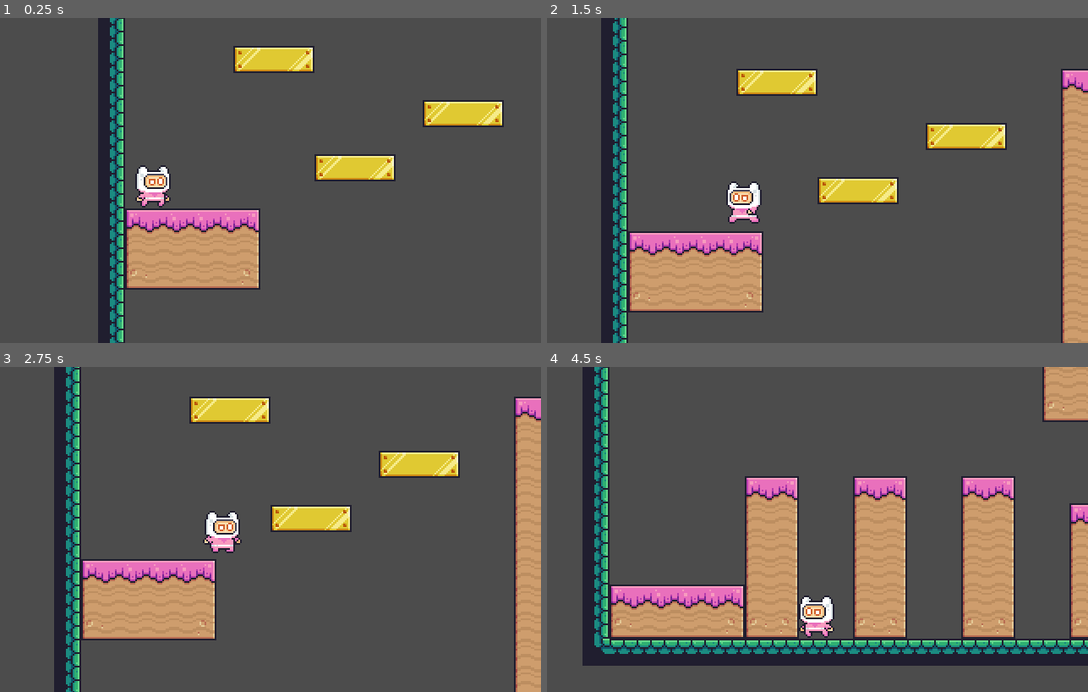
Above: before the commit, frames 1-4 (two rows, left to right).
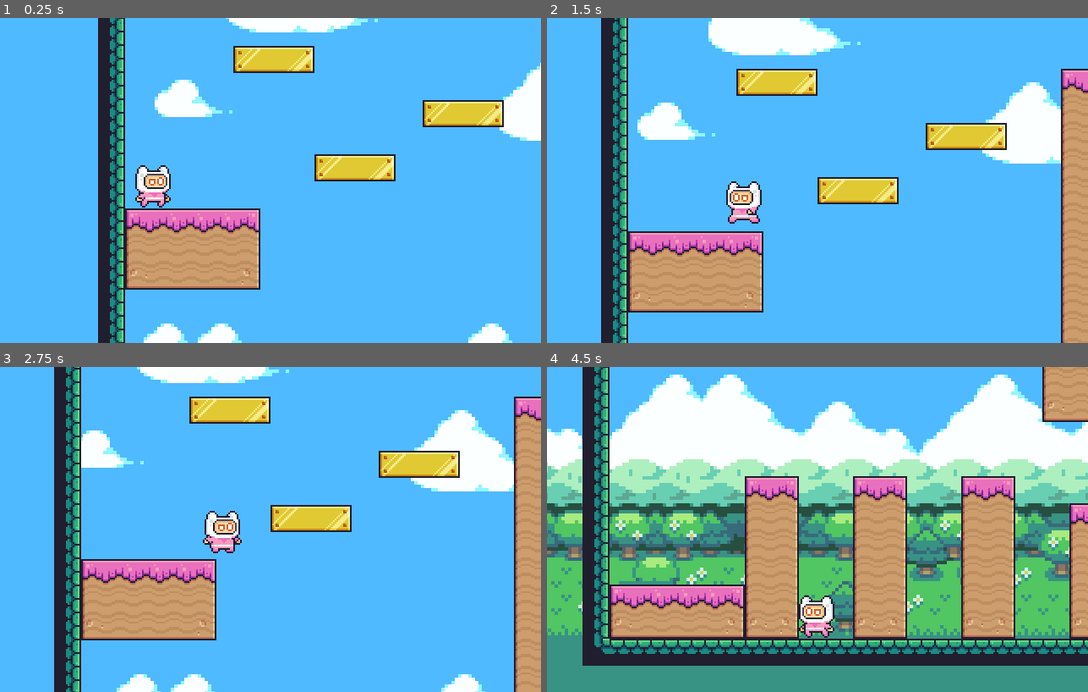
Above: after the commit, the same moments.

Repository: IzabelaAAndrade/JogoDePlataformaGodot
Game: Godot game, scene res://Levels/Level_01.tscn
Same seed, same stepped clock (60 frames per second), same inputs: the game is played once before the commit and once after it.
Inputs:
- Up to frame 1 (0.25 s): no input
- Up to frame 2 (1.5 s): hold Right (move_right) 0.53-1.28 s; tap Space (jump) at 0.77 s; hold Left (move_left) from 1.28 s (still down)
- Up to frame 3 (2.75 s): tap Space (jump) at 1.52 s; release Left (move_left) at 2.03 s; hold Right (move_right) from 2.03 s (still down)
- Up to frame 4 (4.5 s): tap Space (jump) at 3.02, 3.77 s; release Right (move_right) at 3.53 s; hold Left (move_left) from 3.53 s (still down)

The runs differ from the first frame. In frame 1, 84% of the frame differs, in the area x 0-100%, y 0-100%; in frame 2, 80%; in frame 3, 80%; in frame 4, 65%.

Commit message:
Parallax Background

Diff:
--- a/ProjetoGodot/Levels/Level_01.tscn
+++ b/ProjetoGodot/Levels/Level_01.tscn
@@ -1,7 +1,12 @@
-[gd_scene load_steps=51 format=2]
+[gd_scene load_steps=58 format=2]
 
 [ext_resource path="res://Scenes/Player.tscn" type="PackedScene" id=1]
+[ext_resource path="res://Assets/Background/parallax backgrounds/1 - Grassland/Background parts/1 - Foreground_scenery.png" type="Texture" id=2]
 [ext_resource path="res://Assets/Terrain/Terrain (16x16).png" type="Texture" id=3]
+[ext_resource path="res://Assets/Background/parallax backgrounds/1 - Grassland/Background parts/2 - Hills.png" type="Texture" id=4]
+[ext_resource path="res://Assets/Background/parallax backgrounds/1 - Grassland/Background parts/5 - Sky_color.png" type="Texture" id=5]
+[ext_resource path="res://Assets/Background/parallax backgrounds/1 - Grassland/Background parts/4 - Cloud_cover_2.png" type="Texture" id=6]
+[ext_resource path="res://Assets/Background/parallax backgrounds/1 - Grassland/Background parts/3 - Cloud_cover_1.png" type="Texture" id=7]
 
 [sub_resource type="ConvexPolygonShape2D" id=6]
 points = PoolVector2Array( 0, 0, 16, 0, 16, 16, 0, 16 )
@@ -1455,6 +1460,21 @@
 } ]
 69/z_index = 0
 
+[sub_resource type="Shader" id=53]
+code = "shader_type canvas_item;
+
+uniform vec2 Direction = vec2(1.0, 0.0);
+uniform float Speed = 0.02f;
+
+void fragment(){
+	COLOR = texture(TEXTURE, UV + Direction * TIME * Speed);
+}"
+
+[sub_resource type="ShaderMaterial" id=54]
+shader = SubResource( 53 )
+shader_param/Direction = Vector2( 1, 0 )
+shader_param/Speed = 0.02
+
 [node name="Level_01" type="Node2D"]
 
 [node name="Player" parent="." instance=ExtResource( 1 )]
@@ -1467,3 +1487,60 @@
 collision_mask = 0
 format = 1
 tile_data = PoolIntArray( -524288, 43, 0, -524287, 40, 0, -524286, 40, 0, -524285, 40, 0, -524284, 40, 0, -524283, 40,  …(10577 unchanged characters)…
+
+[node name="ParallaxBackground" type="ParallaxBackground" parent="."]
+
+[node name="sky" type="ParallaxLayer" parent="ParallaxBackground"]
+position = Vector2( 0, 176 )
+motion_mirroring = Vector2( 576, 0 )
+
+[node name="Sprite" type="Sprite" parent="ParallaxBackground/sky"]
+position = Vector2( 0, -288 )
+scale = Vector2( 2, 2 )
+texture = ExtResource( 5 )
+centered = false
+
+[node name="mountains" type="ParallaxLayer" parent="ParallaxBackground"]
+position = Vector2( 16, 272 )
+motion_scale = Vector2( 0.6, 1 )
+motion_mirroring = Vector2( 576, 0 )
+
+[node name="Sprite" type="Sprite" parent="ParallaxBackground/mountains"]
+position = Vector2( 0, -288 )
+scale = Vector2( 2, 2 )
+texture = ExtResource( 6 )
+centered = false
+
+[node name="mountains-2" type="ParallaxLayer" parent="ParallaxBackground"]
+position = Vector2( 16, 272 )
+motion_scale = Vector2( 0.7, 1 )
+motion_mirroring = Vector2( 576, 0 )
+
+[node name="Sprite" type="Sprite" parent="ParallaxBackground/mountains-2"]
+position = Vector2( 0, -288 )
+scale = Vector2( 2, 2 )
+texture = ExtResource( 4 )
+centered = false
+
+[node name="forest" type="ParallaxLayer" parent="ParallaxBackground"]
+position = Vector2( 16, 272 )
+motion_scale = Vector2( 0.8, 1 )
+motion_mirroring = Vector2( 576, 0 )
+
+[node name="Sprite" type="Sprite" parent="ParallaxBackground/forest"]
+position = Vector2( 0, -288 )
+scale = Vector2( 2, 2 )
+texture = ExtResource( 2 )
+centered = false
+
+[node name="clouds" type="ParallaxLayer" parent="ParallaxBackground"]
+position = Vector2( -96, 144 )
+motion_scale = Vector2( 0.9, 1 )
+motion_mirroring = Vector2( 576, 0 )
+
+[node name="Sprite" type="Sprite" parent="ParallaxBackground/clouds"]
+material = SubResource( 54 )
+position = Vector2( 80, -224 )
+scale = Vector2( 2, 2 )
+texture = ExtResource( 7 )
+centered = false
Binary file added: ProjetoGodot/Assets/Background/parallax backgrounds/1 - Grassland/Background parts/1 - Foreground_scenery.png
Binary file added: ProjetoGodot/Assets/Background/parallax backgrounds/1 - Grassland/Background parts/2 - Hills.png
Binary file added: ProjetoGodot/Assets/Background/parallax backgrounds/1 - Grassland/Background parts/3 - Cloud_cover_1.png
Binary file added: ProjetoGodot/Assets/Background/parallax backgrounds/1 - Grassland/Background parts/4 - Cloud_cover_2.png
Binary file added: ProjetoGodot/Assets/Background/parallax backgrounds/1 - Grassland/Background parts/5 - Sky_color.png
Binary file added: ProjetoGodot/Assets/Background/parallax backgrounds/1 - Grassland/Background parts/_Complete_static_BG_(288 x 208).png
Binary file added: ProjetoGodot/Assets/Background/parallax backgrounds/1 - Grassland/Extra_plants (16 x 16).png
Binary file added: ProjetoGodot/Assets/Background/parallax backgrounds/1 - Grassland/Grassland_entities (16 x 16).png
Binary file added: ProjetoGodot/Assets/Background/parallax backgrounds/1 - Grassland/Terrain (16 x 16).png
Binary file added: ProjetoGodot/Assets/Background/parallax backgrounds/2 - Autumn Forest/Autumn_entities (16 x 16).png
Binary file added: ProjetoGodot/Assets/Background/parallax backgrounds/2 - Autumn Forest/Background parts/1 - Leaf_top.png
Binary file added: ProjetoGodot/Assets/Background/parallax backgrounds/2 - Autumn Forest/Background parts/2 - Trees.png
(and 29 more such lines)
